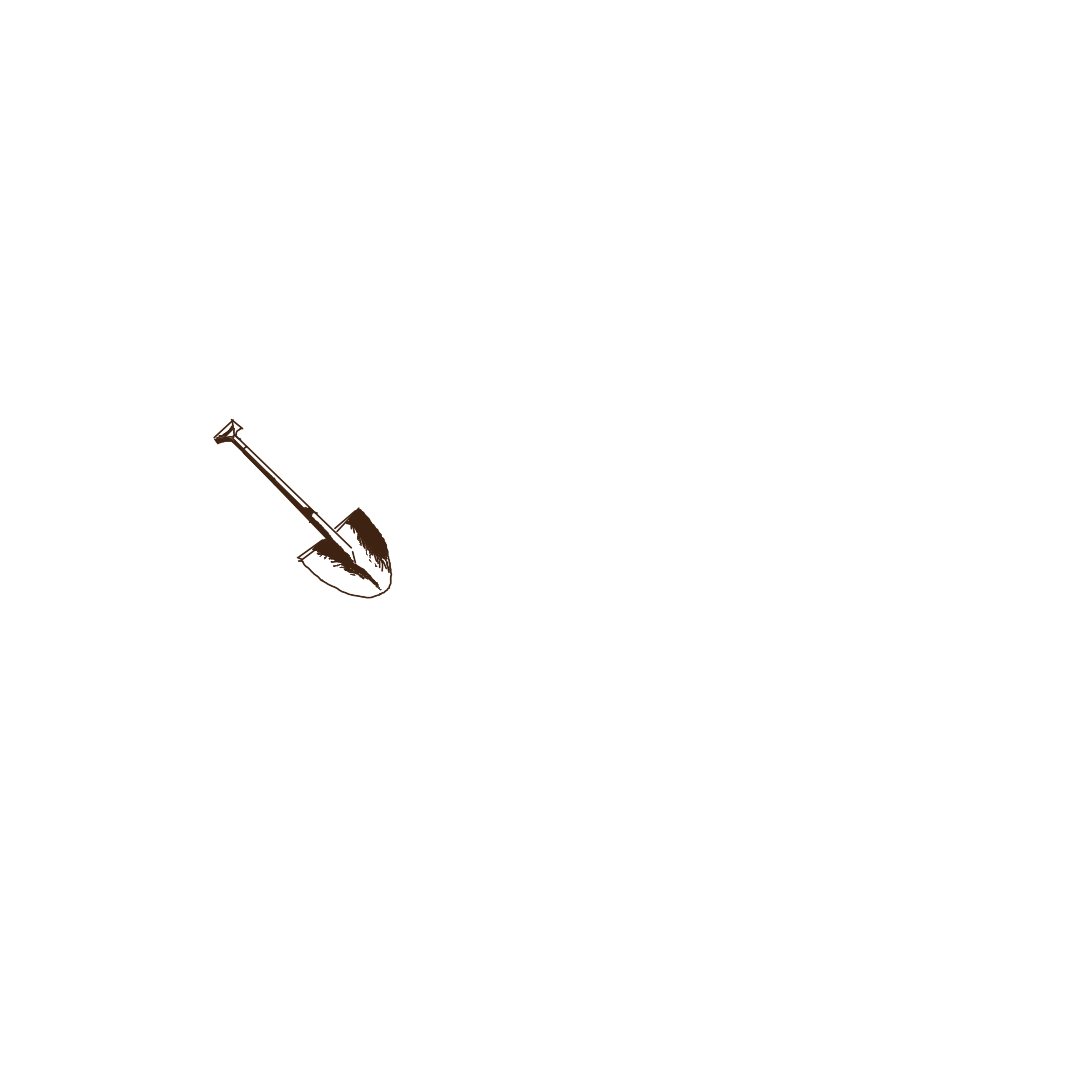
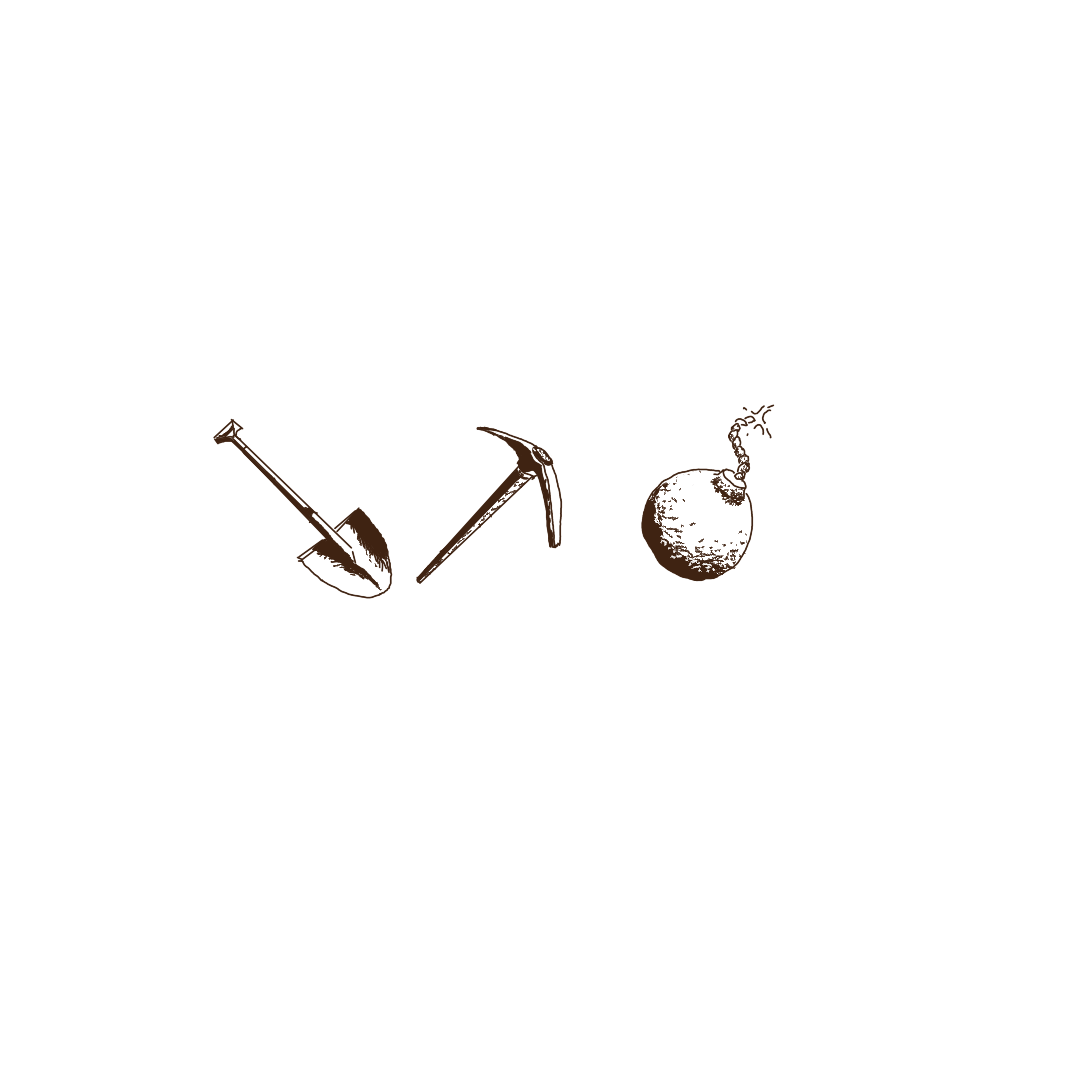
Layers edited between the first and the second (1080, 1080) image:
added group "Bomb" with 3 layers above "Pickax" over [641, 404, 775, 582]
added layer "Shading" (1st of 2, in "Bomb") in group "Bomb" over [641, 405, 768, 582]
added layer "LineArt" (1st of 2, in "Bomb") in group "Bomb" over [641, 404, 775, 582]
added group "Pickax" with 3 layers above "Shovel" over [416, 425, 563, 584]
added layer "Shading" (2nd of 2, in "Pickax") in group "Pickax" over [416, 425, 563, 584]
added layer "Paint Layer 3" in group "Pickax" over [416, 425, 563, 584]
added group "Shovel" with 2 layers above "Background" over [416, 425, 512, 584]
moved "Paint Layer 2" into group "Shovel", painted on it over [416, 425, 512, 584]
moved "Paint Layer 1" into group "Shovel", painted on it over [416, 425, 512, 584]
